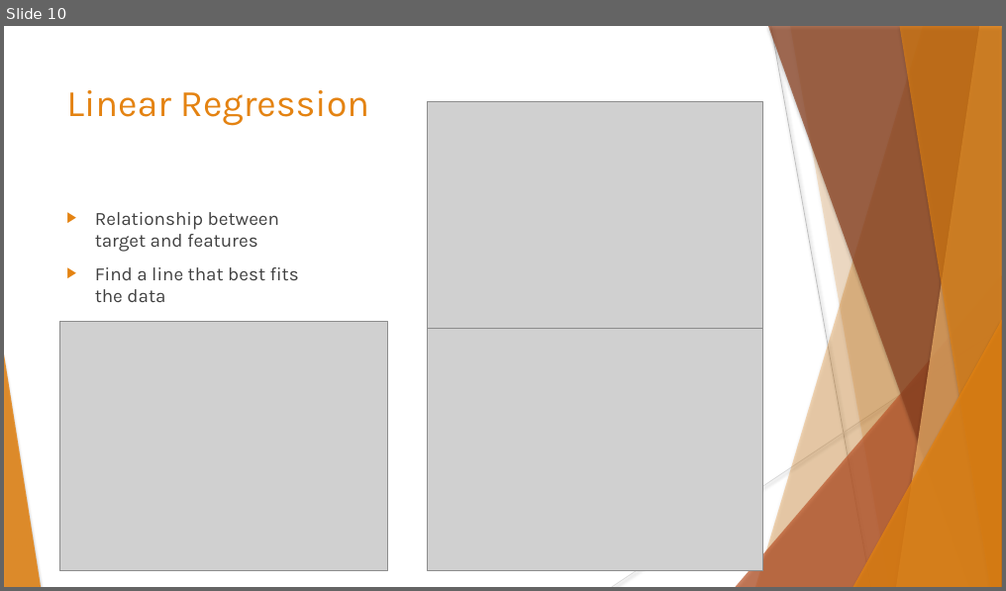
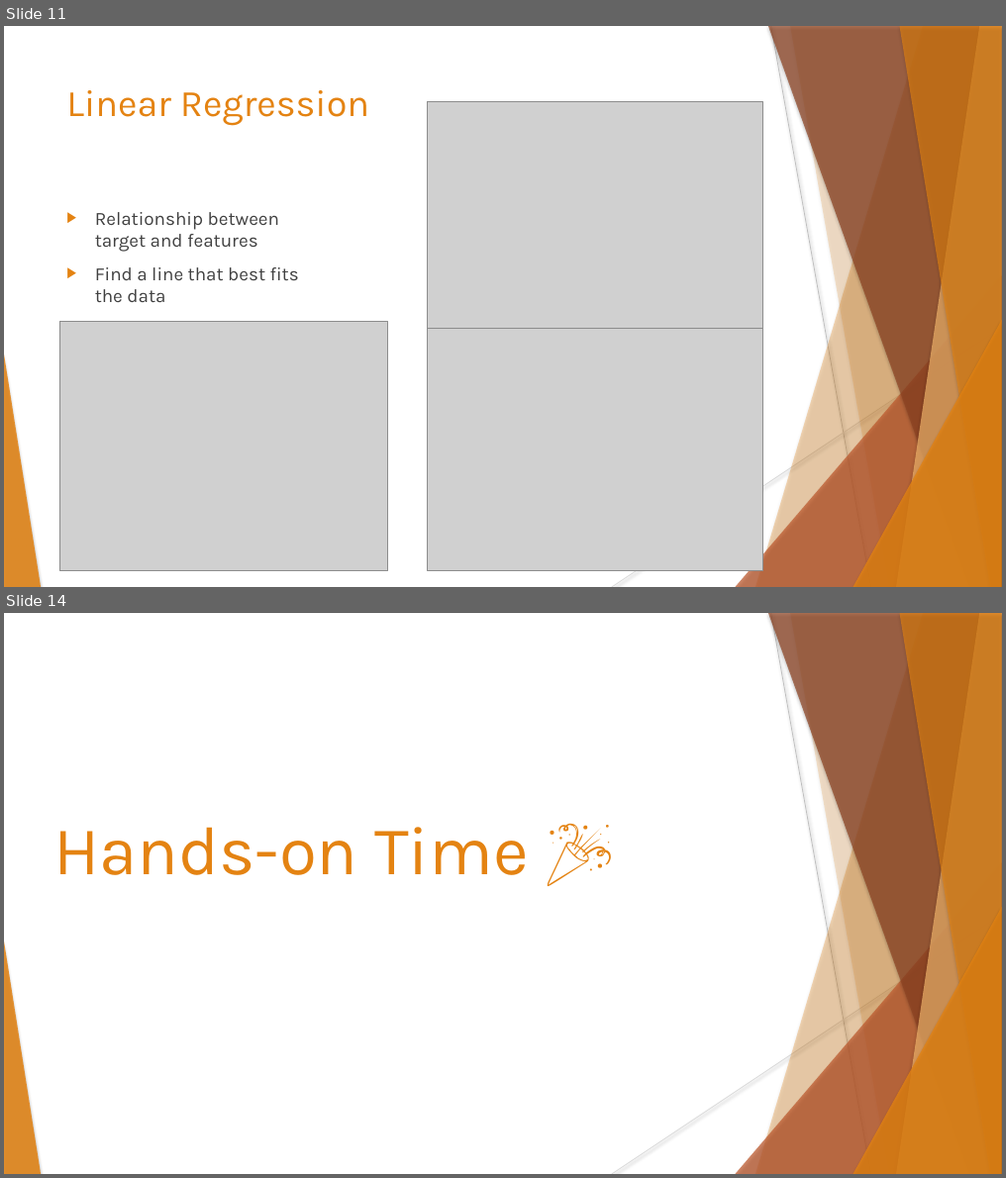
Before and after one commit to data-max-hq/workshop-epoka, a slide deck: Presentations/Introduction to Machine Learning.pptx. Shown one above the other, each under a label of ours: slide 10 before the commit, slides 11 and 14 after it; the slides between them are not shown. The pictures are 1006x591 and 1006x1178 pixels, drawn with LibreOffice and Linux fonts; fonts in the diff are those of the drawing; grey boxes stand for pictures; background and template pictures are left out. Boxes give left, top, right and bottom in pixels: in the first picture for what was removed or moved away, otherwise in the second. Text is boxed around its words. In the diff, an @@ line names an element or a change of style, - is before the commit and + after.

```diff
--- a/Presentations/Introduction to Machine Learning.pptx
+++ b/Presentations/Introduction to Machine Learning.pptx
@@ slide 14 added at (x1=4, y1=613, x2=1002, y2=1174), background #FFFFFF; not listed: 10 template elements that a slide beside it also shows @@
@@ subtitle added at (x1=54, y1=827, x2=529, y2=875), 66 pt, text #E48312 @@
+Hands-on Time 🎉
@@ what was slide 10 is now slide 11 @@
```
Also in this commit, not shown: 12 slides changed, 3 other slides added, 2 slides removed, 1 other file.
